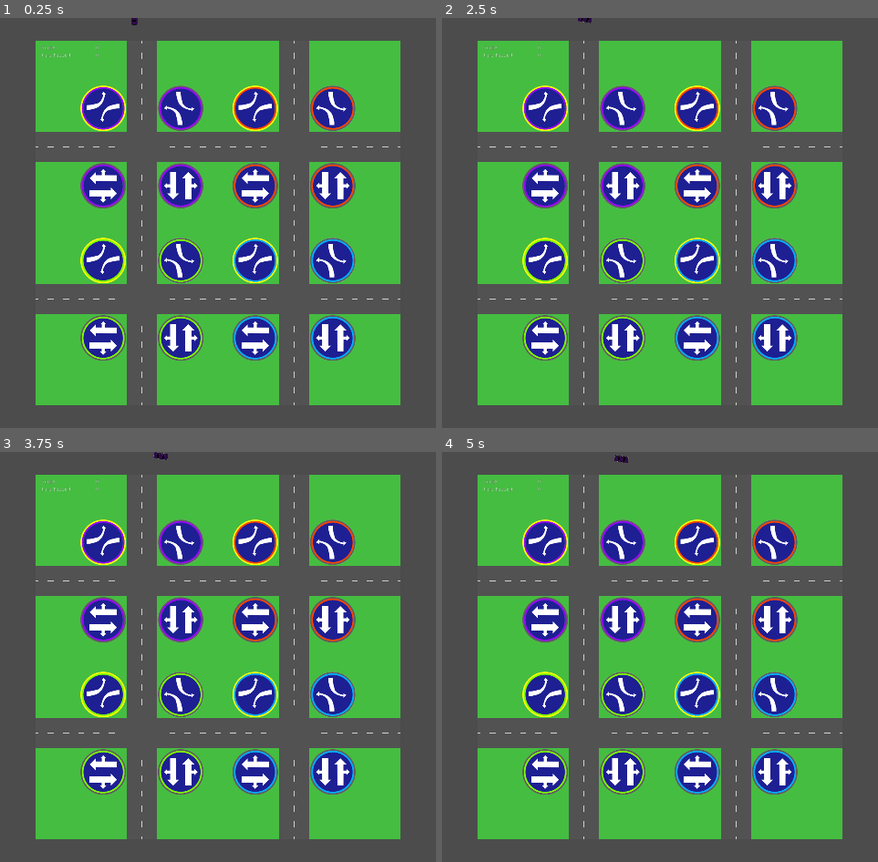
Above: before the commit, frames 1-4 (two rows, left to right).
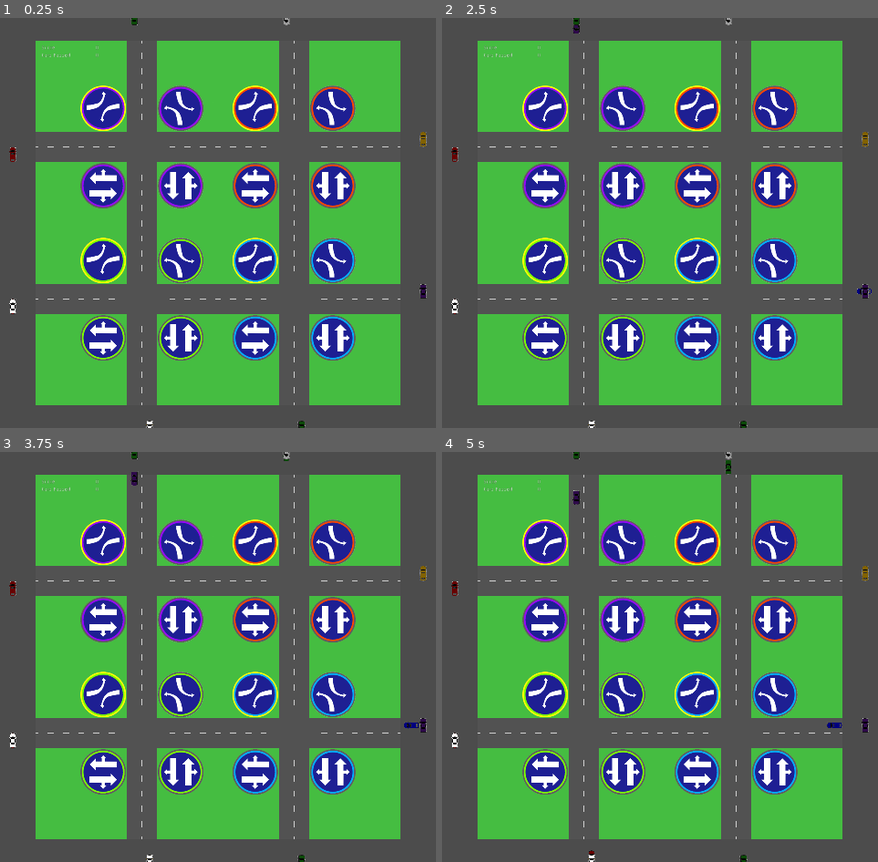
Above: after the commit, the same moments.

Repository: nicohi/terrific-lights-multiplayer
Game: Godot game, scene res://Map/Map.tscn
Same seed, same stepped clock (60 frames per second), same inputs: the game is played once before the commit and once after it.
Inputs (mouse positions are in pixels of both pictures, inside the frame that each line leads up to):
- Up to frame 1 (0.25 s): no input
- Up to frame 2 (2.5 s): tap Enter at 0.5, 2 s; move the mouse to (821, 202) at 0.52 s; click (821, 202) at 0.67 s; tap Space at 1.25 s; move the mouse to (516, 243) at 1.27 s; click (516, 243) at 1.42 s; move the mouse to (734, 132) at 2.02 s; click (734, 132) at 2.17 s
- Up to frame 3 (3.75 s): tap Space at 2.75 s; move the mouse to (183, 739) at 2.77 s; click (183, 739) at 2.92 s; move the mouse to (outside the picture) at 3.52 s; click (outside the picture) at 3.67 s
- Up to frame 4 (5 s): move the mouse to (outside the picture) at 4.27 s; click (outside the picture) at 4.42 s

The runs differ from the first frame. In frame 1, 0.3% of the frame differs, in the area x 2-98%, y 0-100%; in frame 2, 0.4%; in frame 3, 0.4%; in frame 4, 0.5%.

Commit message:
reitit v2

Diff:
--- a/Car/Car.gd
+++ b/Car/Car.gd
@@ -131,8 +131,8 @@
 
 func setRoute(r: Route):
 	route = r
-	ind = 0
-	self.position = route.getTileAtInd(ind).position
+	ind = -1
+	self.position = route.getTileAtInd(0).position
 
 func getRoute():
 	return route
@@ -215,9 +215,13 @@
 #		TURNED:
 #			_finish_turning()
 	var nextTile = route.getTileAtInd(ind + 1)
-#	print(ind + 1)
-	input_vector = input_vector.direction_to(nextTile.position)
-	print(nextTile.position)
+	if nextTile == null:
+		emit_signal("car_exited", self, points)
+		_reset_car()
+	elif not nextTile.isFree():
+		input_vector = Vector2.ZERO
+	else:
+		input_vector = position.direction_to(nextTile.global_position).normalized()
 
 func _move(delta):
 	velocity = velocity.move_toward(input_vector * current_speed, speed_modifier * delta)
--- a/Globals.gd
+++ b/Globals.gd
@@ -1,4 +1,4 @@
 extends Node
 
 const TILE_SIDE_LEN = 40
-var entered = 0
+var entered = -1
--- a/Lights/LightButtonGroup.gd
+++ b/Lights/LightButtonGroup.gd
@@ -16,5 +16,8 @@
 
 	emit_signal("lit", eastWestLeft)
 
+func begin():
+	emit_signal("lit", eastWestLeft)
+
 func handle_light_clicked(light: LightButton):
 	emit_signal("lit", light)
--- a/Map/Map.gd
+++ b/Map/Map.gd
@@ -1,6 +1,6 @@
 extends Node2D
 
-const N_CARS = 1
+const N_CARS = 128
 
 var cars = []
 var timer
--- a/Map/Map.tscn
+++ b/Map/Map.tscn
@@ -47,160 +47,160 @@
 scale = Vector2( 0.8, 0.8 )
 texture = ExtResource( 7 )
 
-[node name="UpperLeft" parent="." instance=ExtResource( 36 )]
-
-[node name="NorthSouthRight" parent="UpperLeft" index="0"]
-position = Vector2( 862, 442 )
-
-[node name="LightOn" parent="UpperLeft/NorthSouthRight" index="0"]
-texture = ExtResource( 5 )
-
-[node name="LightOff" parent="UpperLeft/NorthSouthRight" index="1"]
-texture = ExtResource( 8 )
-
-[node name="NorthSouthLeft" parent="UpperLeft" index="1"]
-position = Vector2( 862, 238 )
-
-[node name="LightOn" parent="UpperLeft/NorthSouthLeft" index="0"]
-texture = ExtResource( 9 )
-
-[node name="LightOff" parent="UpperLeft/NorthSouthLeft" index="1"]
-texture = ExtResource( 1 )
-
-[node name="EastWestRight" parent="UpperLeft" index="2"]
-position = Vector2( 658, 442 )
-
-[node name="LightOn" parent="UpperLeft/EastWestRight" index="0"]
-texture = ExtResource( 15 )
-
-[node name="LightOff" parent="UpperLeft/EastWestRight" index="1"]
-texture = ExtResource( 4 )
-
-[node name="EastWestLeft" parent="UpperLeft" index="3"]
-position = Vector2( 658, 238 )
-
-[node name="LightOn" parent="UpperLeft/EastWestLeft" index="0"]
-texture = ExtResource( 3 )
-
-[node name="LightOff" parent="UpperLeft/EastWestLeft" index="1"]
-texture = ExtResource( 16 )
-
-[node name="UpperRight" parent="." instance=ExtResource( 36 )]
-
-[node name="NorthSouthRight" parent="UpperRight" index="0"]
-position = Vector2( 1262, 442 )
-
-[node name="LightOn" parent="UpperRight/NorthSouthRight" index="0"]
-texture = ExtResource( 22 )
-
-[node name="LightOff" parent="UpperRight/NorthSouthRight" index="1"]
-texture = ExtResource( 10 )
-
-[node name="NorthSouthLeft" parent="UpperRight" index="1"]
-position = Vector2( 1262, 238 )
-
-[node name="LightOn" parent="UpperRight/NorthSouthLeft" index="0"]
-texture = ExtResource( 17 )
-
-[node name="LightOff" parent="UpperRight/NorthSouthLeft" index="1"]
-texture = ExtResource( 19 )
-
-[node name="EastWestRight" parent="UpperRight" index="2"]
-position = Vector2( 1058, 442 )
-
-[node name="LightOn" parent="UpperRight/EastWestRight" index="0"]
-texture = ExtResource( 11 )
-
-[node name="LightOff" parent="UpperRight/EastWestRight" index="1"]
-texture = ExtResource( 20 )
-
-[node name="EastWestLeft" parent="UpperRight" index="3"]
-position = Vector2( 1058, 238 )
-
-[node name="LightOn" parent="UpperRight/EastWestLeft" index="0"]
-texture = ExtResource( 18 )
-
-[node name="LightOff" parent="UpperRight/EastWestLeft" index="1"]
-texture = ExtResource( 21 )
-
-[node name="LowerLeft" parent="." instance=ExtResource( 36 )]
-
-[node name="NorthSouthRight" parent="LowerLeft" index="0"]
-position = Vector2( 862, 843 )
-
-[node name="LightOn" parent="LowerLeft/NorthSouthRight" index="0"]
-texture = ExtResource( 23 )
-
-[node name="LightOff" parent="LowerLeft/NorthSouthRight" index="1"]
-texture = ExtResource( 25 )
-
-[node name="NorthSouthLeft" parent="LowerLeft" index="1"]
-position = Vector2( 862, 639 )
-
-[node name="LightOn" parent="LowerLeft/NorthSouthLeft" index="0"]
-texture = ExtResource( 30 )
-
-[node name="LightOff" parent="LowerLeft/NorthSouthLeft" index="1"]
-texture = ExtResource( 24 )
-
-[node name="EastWestRight" parent="LowerLeft" index="2"]
-position = Vector2( 658, 843 )
-
-[node name="LightOn" parent="LowerLeft/EastWestRight" index="0"]
-texture = ExtResource( 12 )
-
-[node name="LightOff" parent="LowerLeft/EastWestRight" index="1"]
-texture = ExtResource( 14 )
-
-[node name="EastWestLeft" parent="LowerLeft" index="3"]
-position = Vector2( 658, 639 )
-
-[node name="LightOn" parent="LowerLeft/EastWestLeft" index="0"]
-texture = ExtResource( 34 )
-
-[node name="LightOff" parent="LowerLeft/EastWestLeft" index="1"]
-texture = ExtResource( 35 )
-
-[node name="LowerRight" parent="." instance=ExtResource( 36 )]
-
-[node name="NorthSouthRight" parent="LowerRight" index="0"]
-position = Vector2( 1262, 843 )
-
-[node name="LightOn" parent="LowerRight/NorthSouthRight" index="0"]
-texture = ExtResource( 31 )
-
-[node name="LightOff" parent="LowerRight/NorthSouthRight" index="1"]
-texture = ExtResource( 13 )
-
-[node name="NorthSouthLeft" parent="LowerRight" index="1"]
-position = Vector2( 1262, 639 )
-
-[node name="LightOn" parent="LowerRight/NorthSouthLeft" index="0"]
-texture = ExtResource( 28 )
-
-[node name="LightOff" parent="LowerRight/NorthSouthLeft" index="1"]
-texture = ExtResource( 29 )
-
-[node name="EastWestRight" parent="LowerRight" index="2"]
-position = Vector2( 1058, 843 )
-
-[node name="LightOn" parent="LowerRight/EastWestRight" index="0"]
-texture = ExtResource( 33 )
-
-[node name="LightOff" parent="LowerRight/EastWestRight" index="1"]
-texture = ExtResource( 26 )
-
-[node name="EastWestLeft" parent="LowerRight" index="3"]
-position = Vector2( 1058, 639 )
-
-[node name="LightOn" parent="LowerRight/EastWestLeft" index="0"]
-texture = ExtResource( 32 )
-
-[node name="LightOff" parent="LowerRight/EastWestLeft" index="1"]
-texture = ExtResource( 27 )
-
 [node name="Road" type="Node2D" parent="."]
 script = ExtResource( 37 )
+
+[node name="UpperLeft" parent="Road" instance=ExtResource( 36 )]
+
+[node name="NorthSouthRight" parent="Road/UpperLeft" index="0"]
+position = Vector2( 862, 442 )
+
+[node name="LightOn" parent="Road/UpperLeft/NorthSouthRight" index="0"]
+texture = ExtResource( 5 )
+
+[node name="LightOff" parent="Road/UpperLeft/NorthSouthRight" index="1"]
+texture = ExtResource( 8 )
+
+[node name="NorthSouthLeft" parent="Road/UpperLeft" index="1"]
+position = Vector2( 862, 238 )
+
+[node name="LightOn" parent="Road/UpperLeft/NorthSouthLeft" index="0"]
+texture = ExtResource( 9 )
+
+[node name="LightOff" parent="Road/UpperLeft/NorthSouthLeft" index="1"]
+texture = ExtResource( 1 )
+
+[node name="EastWestRight" parent="Road/UpperLeft" index="2"]
+position = Vector2( 658, 442 )
+
+[node name="LightOn" parent="Road/UpperLeft/EastWestRight" index="0"]
+texture = ExtResource( 15 )
+
+[node name="LightOff" parent="Road/UpperLeft/EastWestRight" index="1"]
+texture = ExtResource( 4 )
+
+[node name="EastWestLeft" parent="Road/UpperLeft" index="3"]
+position = Vector2( 658, 238 )
+
+[node name="LightOn" parent="Road/UpperLeft/EastWestLeft" index="0"]
+texture = ExtResource( 3 )
+
+[node name="LightOff" parent="Road/UpperLeft/EastWestLeft" index="1"]
+texture = ExtResource( 16 )
+
+[node name="UpperRight" parent="Road" instance=ExtResource( 36 )]
+
+[node name="NorthSouthRight" parent="Road/UpperRight" index="0"]
+position = Vector2( 1262, 442 )
+
+[node name="LightOn" parent="Road/UpperRight/NorthSouthRight" index="0"]
+texture = ExtResource( 22 )
+
+[node name="LightOff" parent="Road/UpperRight/NorthSouthRight" index="1"]
+texture = ExtResource( 10 )
+
+[node name="NorthSouthLeft" parent="Road/UpperRight" index="1"]
+position = Vector2( 1262, 238 )
+
+[node name="LightOn" parent="Road/UpperRight/NorthSouthLeft" index="0"]
+texture = ExtResource( 17 )
+
+[node name="LightOff" parent="Road/UpperRight/NorthSouthLeft" index="1"]
+texture = ExtResource( 19 )
+
+[node name="EastWestRight" parent="Road/UpperRight" index="2"]
+position = Vector2( 1058, 442 )
+
+[node name="LightOn" parent="Road/UpperRight/EastWestRight" index="0"]
+texture = ExtResource( 11 )
+
+[node name="LightOff" parent="Road/UpperRight/EastWestRight" index="1"]
+texture = ExtResource( 20 )
+
+[node name="EastWestLeft" parent="Road/UpperRight" index="3"]
+position = Vector2( 1058, 238 )
+
+[node name="LightOn" parent="Road/UpperRight/EastWestLeft" index="0"]
+texture = ExtResource( 18 )
+
+[node name="LightOff" parent="Road/UpperRight/EastWestLeft" index="1"]
+texture = ExtResource( 21 )
+
+[node name="LowerRight" parent="Road" instance=ExtResource( 36 )]
+
+[node name="NorthSouthRight" parent="Road/LowerRight" index="0"]
+position = Vector2( 1262, 843 )
+
+[node name="LightOn" parent="Road/LowerRight/NorthSouthRight" index="0"]
+texture = ExtResource( 31 )
+
+[node name="LightOff" parent="Road/LowerRight/NorthSouthRight" index="1"]
+texture = ExtResource( 13 )
+
+[node name="NorthSouthLeft" parent="Road/LowerRight" index="1"]
+position = Vector2( 1262, 639 )
+
+[node name="LightOn" parent="Road/LowerRight/NorthSouthLeft" index="0"]
+texture = ExtResource( 28 )
+
+[node name="LightOff" parent="Road/LowerRight/NorthSouthLeft" index="1"]
+texture = ExtResource( 29 )
+
+[node name="EastWestRight" parent="Road/LowerRight" index="2"]
+position = Vector2( 1058, 843 )
+
+[node name="LightOn" parent="Road/LowerRight/EastWestRight" index="0"]
+texture = ExtResource( 33 )
+
+[node name="LightOff" parent="Road/LowerRight/EastWestRight" index="1"]
+texture = ExtResource( 26 )
+
+[node name="EastWestLeft" parent="Road/LowerRight" index="3"]
+position = Vector2( 1058, 639 )
+
+[node name="LightOn" parent="Road/LowerRight/EastWestLeft" index="0"]
+texture = ExtResource( 32 )
+
+[node name="LightOff" parent="Road/LowerRight/EastWestLeft" index="1"]
+texture = ExtResource( 27 )
+
+[node name="LowerLeft" parent="Road" instance=ExtResource( 36 )]
+
+[node name="NorthSouthRight" parent="Road/LowerLeft" index="0"]
+position = Vector2( 862, 843 )
+
+[node name="LightOn" parent="Road/LowerLeft/NorthSouthRight" index="0"]
+texture = ExtResource( 23 )
+
+[node name="LightOff" parent="Road/LowerLeft/NorthSouthRight" index="1"]
+texture = ExtResource( 25 )
+
+[node name="NorthSouthLeft" parent="Road/LowerLeft" index="1"]
+position = Vector2( 862, 639 )
+
+[node name="LightOn" parent="Road/LowerLeft/NorthSouthLeft" index="0"]
+texture = ExtResource( 30 )
+
+[node name="LightOff" parent="Road/LowerLeft/NorthSouthLeft" index="1"]
+texture = ExtResource( 24 )
+
+[node name="EastWestRight" parent="Road/LowerLeft" index="2"]
+position = Vector2( 658, 843 )
+
+[node name="LightOn" parent="Road/LowerLeft/EastWestRight" index="0"]
+texture = ExtResource( 12 )
+
+[node name="LightOff" parent="Road/LowerLeft/EastWestRight" index="1"]
+texture = ExtResource( 14 )
+
+[node name="EastWestLeft" parent="Road/LowerLeft" index="3"]
+position = Vector2( 658, 639 )
+
+[node name="LightOn" parent="Road/LowerLeft/EastWestLeft" index="0"]
+texture = ExtResource( 34 )
+
+[node name="LightOff" parent="Road/LowerLeft/EastWestLeft" index="1"]
+texture = ExtResource( 35 )
 
 [node name="PausePopup" type="Popup" parent="."]
 pause_mode = 2
@@ -236,42 +236,42 @@
 margin_right = 536.0
 margin_bottom = 112.0
 
-[editable path="UpperLeft"]
-
-[editable path="UpperLeft/NorthSouthRight"]
-
-[editable path="UpperLeft/NorthSouthLeft"]
-
-[editable path="UpperLeft/EastWestRight"]
-
-[editable path="UpperLeft/EastWestLeft"]
-
-[editable path="UpperRight"]
-
-[editable path="UpperRight/NorthSouthRight"]
-
-[editable path="UpperRight/NorthSouthLeft"]
-
-[editable path="UpperRight/EastWestRight"]
-
-[editable path="UpperRight/EastWestLeft"]
-
-[editable path="LowerLeft"]
-
-[editable path="LowerLeft/NorthSouthRight"]
-
-[editable path="LowerLeft/NorthSouthLeft"]
-
-[editable path="LowerLeft/EastWestRight"]
-
-[editable path="LowerLeft/EastWestLeft"]
-
-[editable path="LowerRight"]
-
-[editable path="LowerRight/NorthSouthRight"]
-
-[editable path="LowerRight/NorthSouthLeft"]
-
-[editable path="LowerRight/EastWestRight"]
-
-[editable path="LowerRight/EastWestLeft"]
+[editable path="Road/UpperLeft"]
+
+[editable path="Road/UpperLeft/NorthSouthRight"]
+
+[editable path="Road/UpperLeft/NorthSouthLeft"]
+
+[editable path="Road/UpperLeft/EastWestRight"]
+
+[editable path="Road/UpperLeft/EastWestLeft"]
+
+[editable path="Road/UpperRight"]
+
+[editable path="Road/UpperRight/NorthSouthRight"]
+
+[editable path="Road/UpperRight/NorthSouthLeft"]
+
+[editable path="Road/UpperRight/EastWestRight"]
+
+[editable path="Road/UpperRight/EastWestLeft"]
+
+[editable path="Road/LowerRight"]
+
+[editable path="Road/LowerRight/NorthSouthRight"]
+
+[editable path="Road/LowerRight/NorthSouthLeft"]
+
+[editable path="Road/LowerRight/EastWestRight"]
+
+[editable path="Road/LowerRight/EastWestLeft"]
+
+[editable path="Road/LowerLeft"]
+
+[editable path="Road/LowerLeft/NorthSouthRight"]
+
+[editable path="Road/LowerLeft/NorthSouthLeft"]
+
+[editable path="Road/LowerLeft/EastWestRight"]
+
+[editable path="Road/LowerLeft/EastWestLeft"]
--- a/Road.gd
+++ b/Road.gd
@@ -2,17 +2,38 @@
 
 var tiles = []
 var routes = []
+var ml = 28
+onready var light_ul = $UpperLeft
+onready var ul_ewl = $UpperLeft/EastWestLeft
+onready var ul_ewr = $UpperLeft/EastWestRight
+onready var ul_nsr = $UpperLeft/NorthSouthRight
+onready var ul_nsl = $UpperLeft/NorthSouthLeft
+onready var light_ur = $UpperRight
+onready var ur_ewl = $UpperRight/EastWestLeft
+onready var ur_ewr = $UpperRight/EastWestRight
+onready var ur_nsr = $UpperRight/NorthSouthRight
+onready var ur_nsl = $UpperRight/NorthSouthLeft
+onready var light_ll = $LowerLeft
+onready var ll_ewl = $LowerLeft/EastWestLeft
+onready var ll_ewr = $LowerLeft/EastWestRight
+onready var ll_nsr = $LowerLeft/NorthSouthRight
+onready var ll_nsl = $LowerLeft/NorthSouthLeft
+onready var light_lr = $LowerRight
+onready var lr_ewl = $LowerRight/EastWestLeft
+onready var lr_ewr = $LowerRight/EastWestRight
+onready var lr_nsr = $LowerRight/NorthSouthRight
+onready var lr_nsl = $LowerRight/NorthSouthLeft
 
 func setUpTiles():
 	var tileIsRoad = false
 	var keepOn = false
-	for x in range(28):
+	for x in range(0, ml):
 		tiles.append([])
 		if x == 8 || x == 9 || x == 18 || x == 19:
 			keepOn = true
 		else:
 			keepOn = false
-		for y in range(28):
+		for y in range(0, ml):
 			if !keepOn:
 				if y == 8 || y == 9 || y == 18 || y == 19:
 					tileIsRoad = true
@@ -27,9 +48,9 @@
 
 	var x_pos = start.x
 	var y_pos = start.y
-	for x in range(28):
+	for x in range(0, ml):
 		y_pos = start.y
-		for y in range(28):
+		for y in range(0, ml):
 			if tiles[x][y]:
 				var tile = tile_scene.instance()
 				tiles[x][y] = tile
@@ -41,29 +62,50 @@
 
 func setUpRoutes():
 	var list = []
-	for y in range(28):
+	for y in range(0, ml):
 		list.append(tiles[8][y])
-#		print(8, " ", y, ": ", tiles[8][y].position)
 	var route = Route.new(list)
 	routes.append(route)
 
 	list = []
-	for y in range(27):
-		list.append(tiles[9][27 - y])
-		print(9, " ", y, ": ", tiles[9][27 - y].position)
-#		print(9, " ", y, ": ", tiles[9][27 - y].global_position)
+	for y in range(0, ml):
+		list.append(tiles[9][ml-1 - y])
 	route = Route.new(list)
 	routes.append(route)
 
 	list = []
-	for y in range(28):
+	for y in range(0, ml):
 		list.append(tiles[18][y])
 	route = Route.new(list)
 	routes.append(route)
 
 	list = []
-	for y in range(27):
-		list.append(tiles[19][27 - y])
+	for y in range(0, ml):
+		list.append(tiles[19][ml-1 - y])
+	route = Route.new(list)
+	routes.append(route)
+
+	list = []
+	for x in range(0, ml):
+		list.append(tiles[x][9])
+	route = Route.new(list)
+	routes.append(route)
+
+	list = []
+	for x in range(0, ml):
+		list.append(tiles[ml- 1 - x][8])
+	route = Route.new(list)
+	routes.append(route)
+
+	list = []
+	for x in range(0, ml):
+		list.append(tiles[x][19])
+	route = Route.new(list)
+	routes.append(route)
+
+	list = []
+	for x in range(0, ml):
+		list.append(tiles[ml- 1 - x][18])
 	route = Route.new(list)
 	routes.append(route)
 
@@ -74,3 +116,46 @@
 func _ready():
 	setUpTiles()
 	setUpRoutes()
+	light_ul.connect("lit", self, "handle_lights")
+	light_ll.connect("lit", self, "handle_lights")
+	light_ur.connect("lit", self, "handle_lights")
+	light_lr.connect("lit", self, "handle_lights")
+	light_ul.begin()
+	light_ll.begin()
+	light_ur.begin()
+	light_lr.begin()
+
+func handle_lights(light: LightButton):
+	match light:
+		ul_ewl:
+			print("ul_ewl")
+		ul_ewr:
+			print("ul_ewr")
+		ul_nsl:
+			print("ul_nwl")
+		ul_nsr:
+			print("ul_nwr")
+		ll_ewl:
+			print()
+		ll_ewr:
+			print()
+		ll_nsl:
+			print()
+		ll_nsr:
+			print()
+		ur_ewl:
+			print()
+		ur_ewr:
+			print()
+		ur_nsl:
+			print()
+		ur_nsr:
+			print()
+		lr_ewl:
+			print()
+		lr_ewr:
+			print()
+		lr_nsl:
+			print()
+		lr_nsr:
+			print()
--- a/Tile.gd
+++ b/Tile.gd
@@ -3,18 +3,27 @@
 class_name Tile
 
 var free setget , isFree
-#export(NodePath) var node_path
-#onready var nextTile = get_node(node_path)
+var er: bool = true
+var el: bool = true
+var wr: bool = true
+var wl: bool = true
+var nr: bool = true
+var nl: bool = true
+var sr: bool = true
+var sl: bool = true
 
 func _ready():
 	free = true
 
-func isFree():
+func isFree() -> bool:
 	return free
 
 
 func _on_Tile_body_entered(body):
 	Globals.entered += 1
-#	var car = body as Car
 	body.ind += 1
-	print("ENTERED: ", Globals.entered)
+	self.free = false
+
+
+func _on_Tile_body_exited(body):
+	self.free = true
--- a/Tile.tscn
+++ b/Tile.tscn
@@ -16,3 +16,4 @@
 [node name="CollisionShape2D" type="CollisionShape2D" parent="."]
 shape = SubResource( 1 )
 [connection signal="body_entered" from="." to="." method="_on_Tile_body_entered"]
+[connection signal="body_exited" from="." to="." method="_on_Tile_body_exited"]
